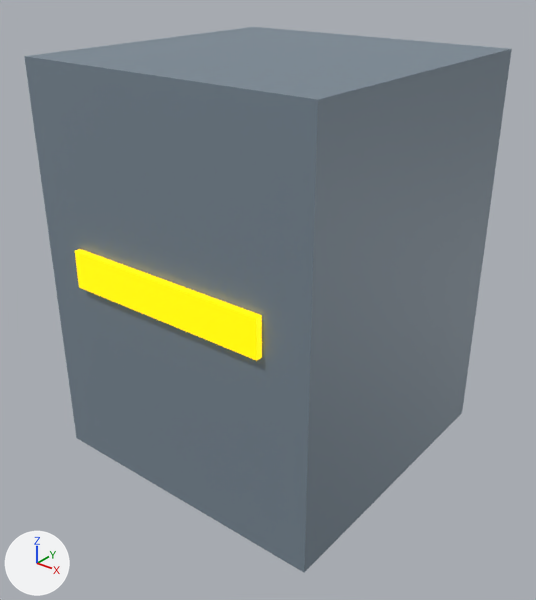
What one commit did to the glTF model assets/models/barrier_low.glb.
Before and after are seen from a camera (50 mm lens) standing at (1.383, -1.766, 1.593) and looking at (0.021, -0.063, 0.537). Every picture has the same lights, and +X, +Y and +Z are marked at lower left. The first picture is the older version.

The scene before the commit, as lines of its bpy script (objects in view):
```python
mat_amber = principled_material('amber')
mat_amber.base_color = (1.0, 0.667, 0.0)  # yellow #ffd500
mat_amber.metallic = 0.55
mat_amber.roughness = 0.55
mat_amber.emission_color = (1.0, 0.667, 0.0)  # yellow #ffd500
mat_amber.emission_strength = 1.0
mat_concrete = principled_material('concrete')
mat_concrete.base_color = (0.204, 0.263, 0.318)  # greyish blue #7d8c99
mat_concrete.metallic = 0.1
mat_concrete.roughness = 0.55
me_cube_246 = bpy.data.meshes.new('Cube.246')
me_cube_246.from_pydata(...)  # a box spanning x -0.5..0.5, y -0.5..0.5, z -0.65..0.65
me_cube_246.materials.append(mat_concrete)  # greyish blue #7d8c99
me_cube_247 = bpy.data.meshes.new('Cube.247')
me_cube_247.from_pydata(...)  # a box spanning x -0.35..0.35, y -0.01..0.01, z -0.06..0.06
me_cube_247.materials.append(mat_amber)  # yellow #ffd500, glowing yellow #ffd500
ob_hazard_marking = bpy.data.objects.new('Hazard marking', me_cube_247)
ob_hazard_marking.location = (0.0, -0.51, 0.7)
ob_obstruction = bpy.data.objects.new('Obstruction', me_cube_246)
ob_obstruction.location = (0.0, 0.0, 0.65)
```
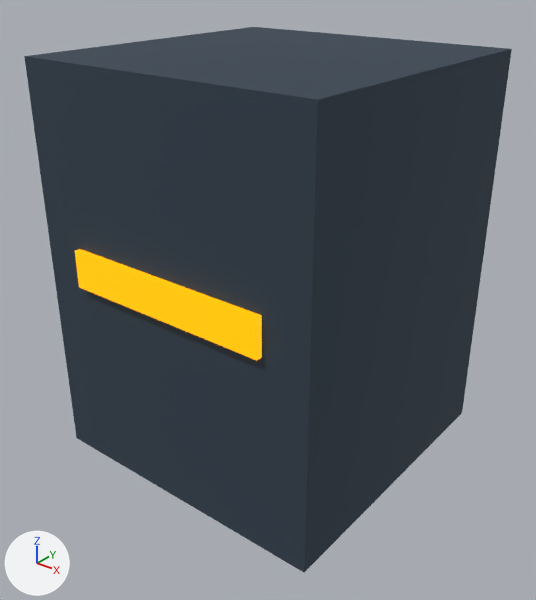
Location of each change, [x1, y1, x2, y2] in pixels of the pictures (536 x 600 px):
'Obstruction', recoloured, surface changed (darker)
    both: [24, 27, 512, 572]
'Hazard marking', recoloured
    both: [75, 249, 262, 360]

The edits, one by one:
Material 'concrete' (mat_concrete) changes colour from greyish blue #7d8c99 to dark blue #344351; in linear values from (0.204, 0.263, 0.318) to (0.0343, 0.0561, 0.0823).
In material 'concrete' (mat_concrete), roughness goes from 0.55 to 0.9.
Material 'amber' (mat_amber) changes colour from yellow #ffd500 to orange #ffaa00; in linear values from (1.0, 0.667, 0.0) to (1.0, 0.402, 0.0).
In material 'amber' (mat_amber), emission_color goes from (1.0, 0.667, 0.0) (yellow #ffd500) to (1.0, 0.402, 0.0) (orange #ffaa00).
